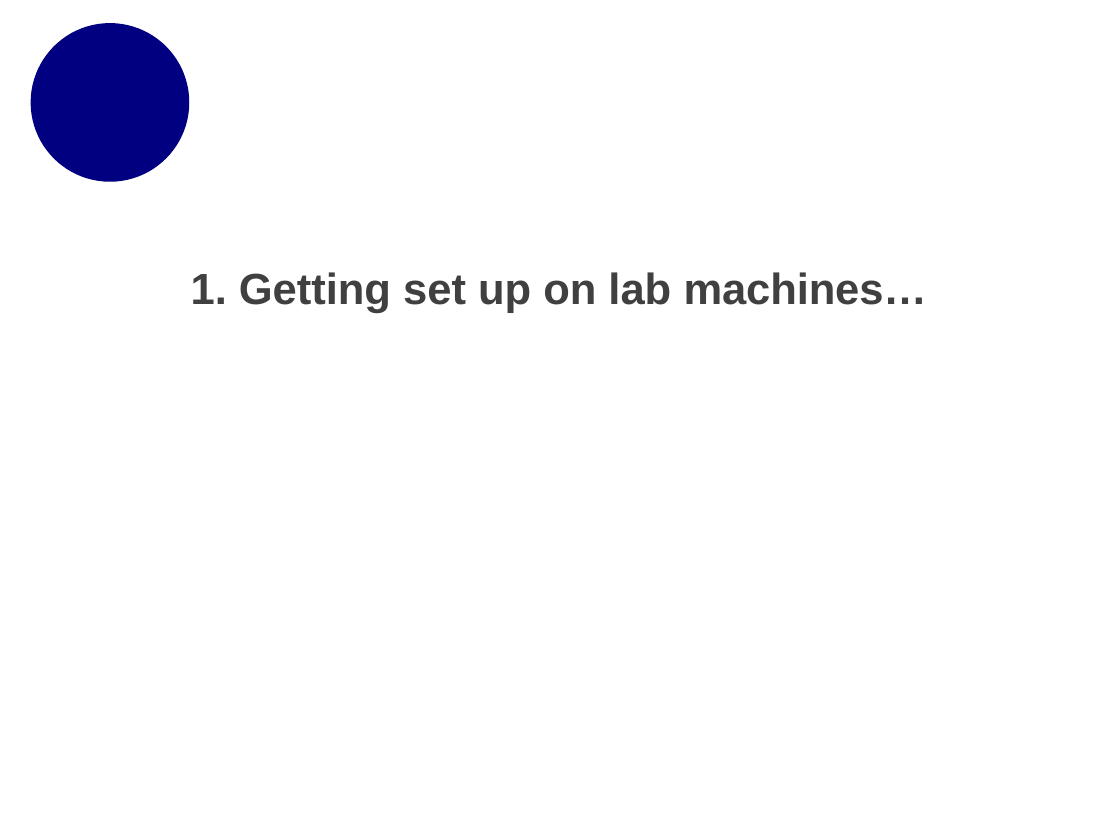
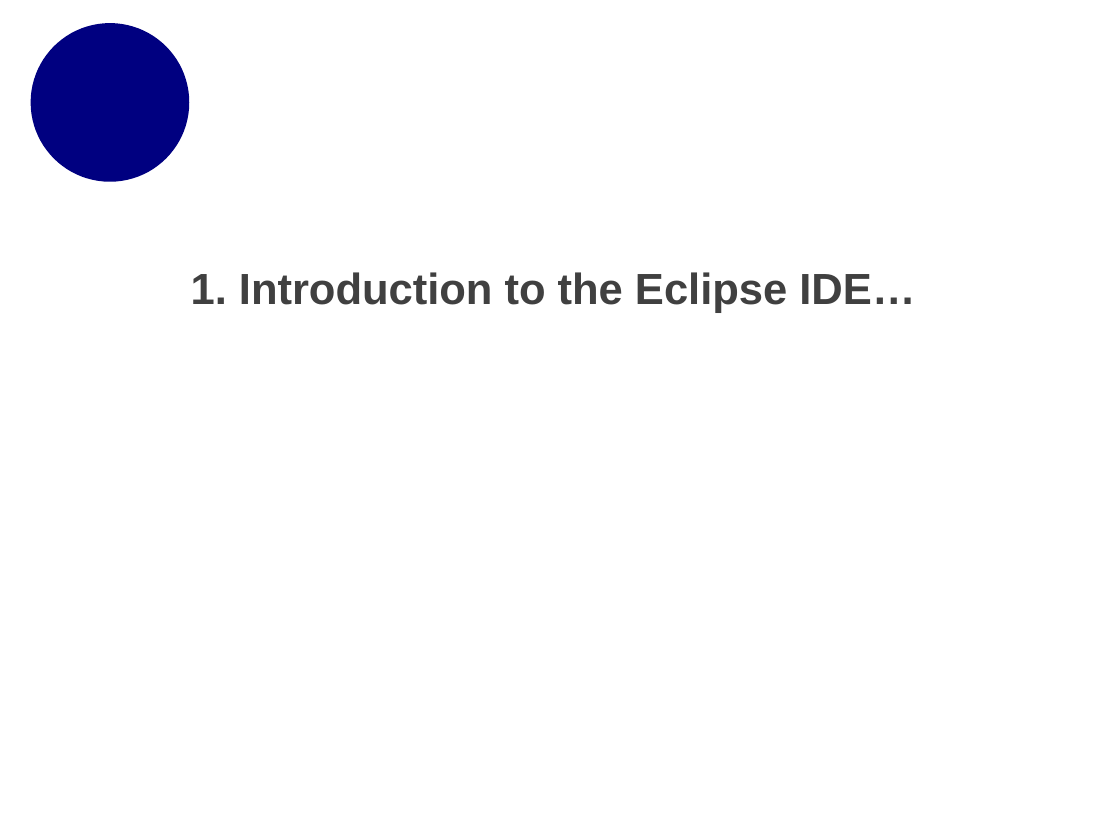
Before and after one commit to mikejohnson51/geog178_2019, a slide deck: slide 6 of section_slides/week1_section_slides.pptx (slide 3 before the commit). Drawn at 1120x840 pixels with LibreOffice and Linux fonts; fonts in the diff are those of the drawing; background and template pictures are left out. Boxes give left, top, right and bottom in pixels: in the first picture for what was removed or moved away, otherwise in the second. Text is boxed around its words. In the diff, an @@ line names an element or a change of style, - is before the commit and + after.

```diff
--- a/section_slides/week1_section_slides.pptx
+++ b/section_slides/week1_section_slides.pptx
@@ title at bbox=[191, 272, 915, 313]: text changed @@
-1. Getting set up on lab machines…
+1. Introduction to the Eclipse IDE…
```
Also in this commit, not shown: 3 other slides changed, 4 slides added, 3 other files.
